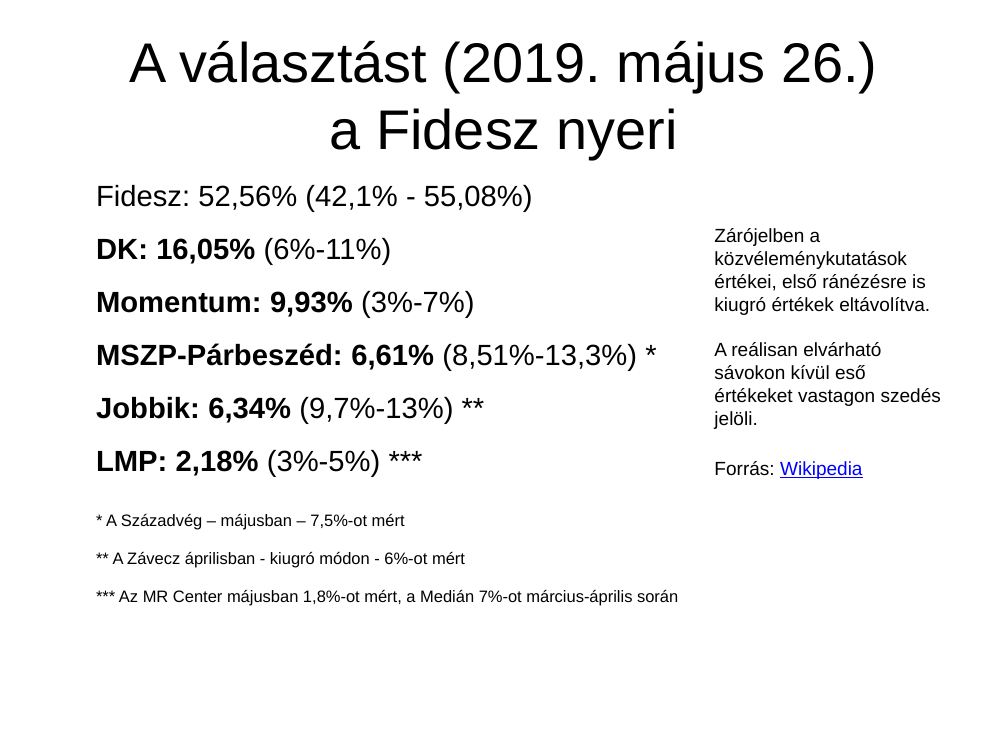
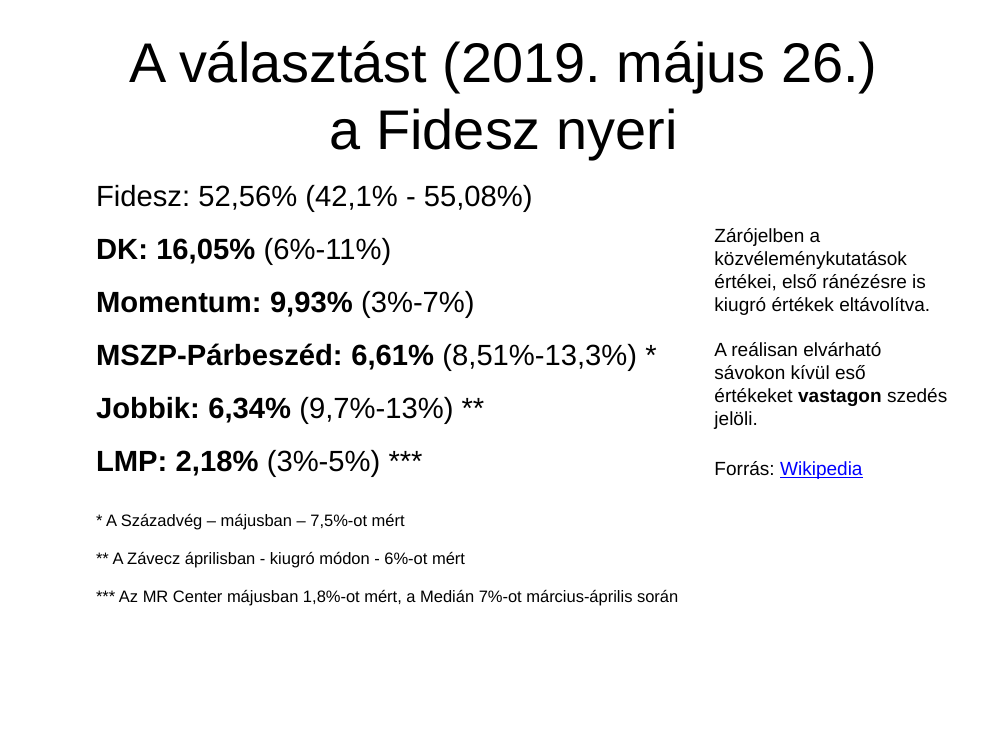
Before and after one commit to brezniczky/ep_elections_2019_hun, a slide deck: slide 3 of slides/hun/EDITED VERSION A 2018-2019-es választásokról dióhéjban.pptx. Drawn at 1008x756 pixels with LibreOffice and Linux fonts; fonts in the diff are those of the drawing. Boxes give left, top, right and bottom in pixels: in the first picture for what was removed or moved away, otherwise in the second. Text is boxed around its words. In the diff, an @@ line names an element or a change of style, - is before the commit and + after.

```diff
--- a/slides/hun/EDITED VERSION A 2018-2019-es választásokról dióhéjban.pptx
+++ b/slides/hun/EDITED VERSION A 2018-2019-es választásokról dióhéjban.pptx
@@ text at [714,342,947,479]: bold on in "vastagon" @@
```
Also in this commit, not shown: 10 other slides changed.
